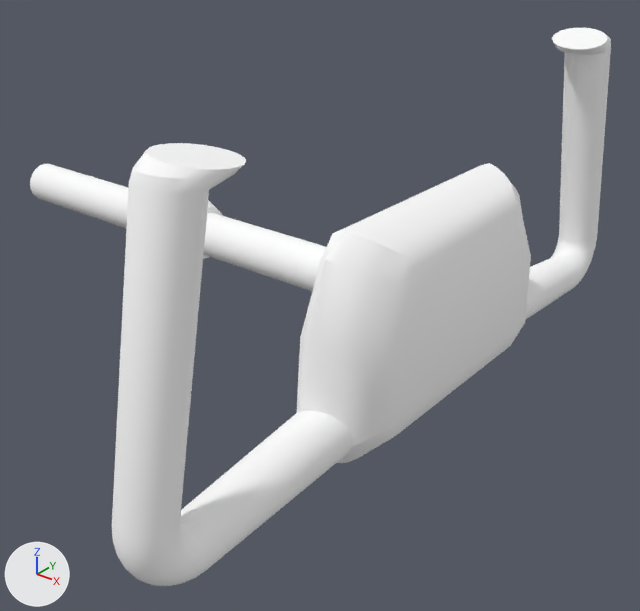
One commit to the Blender file dev/blender/c172p-yoke.blend: the scene before it, then after it.
Before and after are seen from a camera (50 mm lens) standing at (0.31, -0.272, 0.151) and looking at (0.084, 0.011, -0.024). Every picture has the same lights, and +X, +Y and +Z are marked at lower left.

The first picture shows 'Yoke', 'YokeMain'.
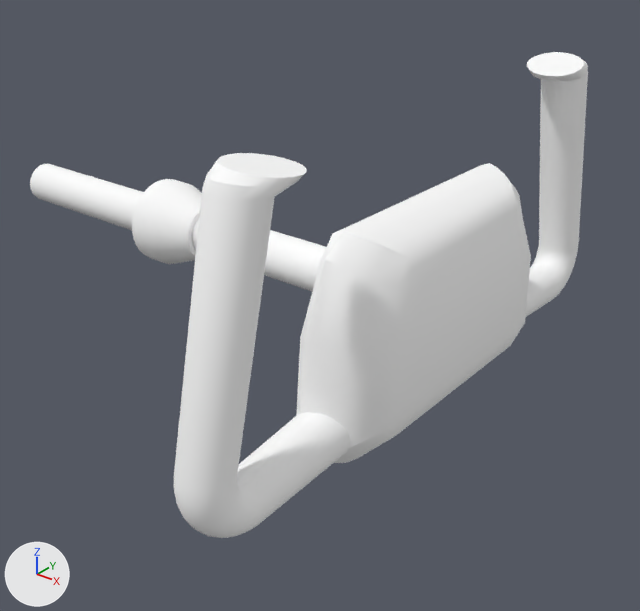
Location of each change, (x1, y1, x2, y2) in pixels of the pictures (640 x 611 px; the box of a moved part takes in the faces that stretch with it):
'Yoke', reshaped (13% shorter)
    before: (30, 28, 611, 586)
    after: (30, 52, 588, 538)
part 1 of me_cylinder, moved or reshaped
    before: (112, 410, 353, 586)
    after: (174, 412, 350, 538)
part 2 of me_cylinder, moved or reshaped
    before: (112, 143, 246, 543)
    after: (174, 153, 307, 494)
part 3 of me_cylinder, moved or reshaped
    before: (525, 234, 597, 320)
    after: (526, 243, 579, 317)
part 4 of me_cylinder, moved or reshaped
    before: (552, 28, 611, 242)
    after: (527, 52, 588, 251)
'YokeMount', unchanged, uncovered by the edit
    before: (203, 200, 223, 259)
    after: (132, 179, 202, 264)

The change, as a list of edits to the scene's bpy script:
```text
Change me_cylinder:
    where me_cylinder.from_pydata(...)  # 1027 vertices, 1024 faces; spans x -0.1..0.158, y -0.156..0.156, z -0.042..0.089
    used by ob_yoke; location = (0.0, 0.0, 0.0)
    me_cylinder part 1: all 352 vertices in x 0.135..0.158, y -0.156..-0.063, z -0.042..-0.013 are moved by (0.0, 0.024, 0.002)
    me_cylinder part 2: all 97 vertices in x 0.135..0.158, y -0.138..-0.103, z 0.079..0.089 are moved by (0.0, 0.025, -0.008)
    me_cylinder part 3: all 352 vertices in x 0.135..0.158, y 0.062..0.156, z -0.042..-0.013 are moved by (0.0, -0.024, 0.003)
    me_cylinder part 4: all 97 vertices in x 0.135..0.158, y 0.103..0.138, z 0.079..0.089 are moved by (0.0, -0.023, -0.008)
```
